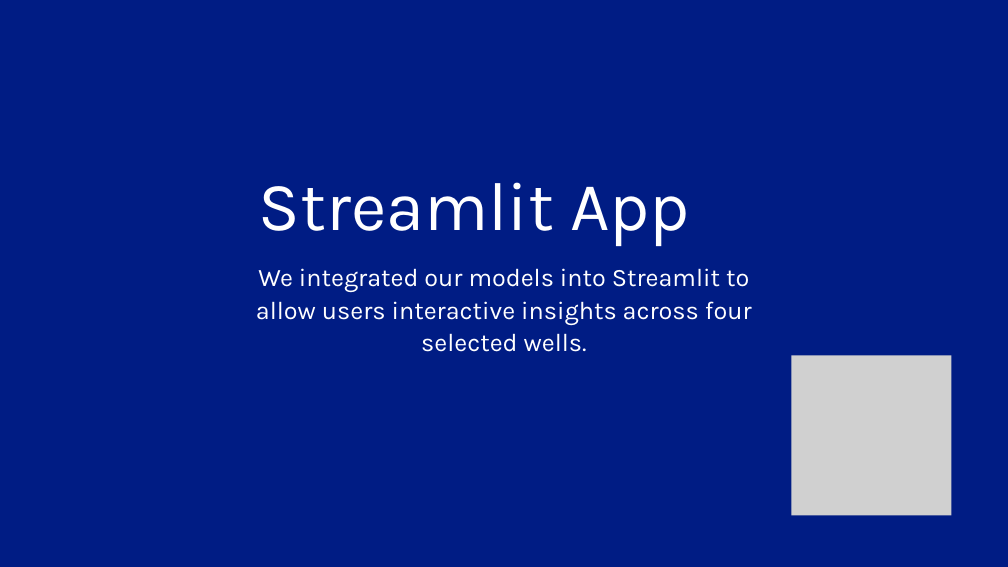
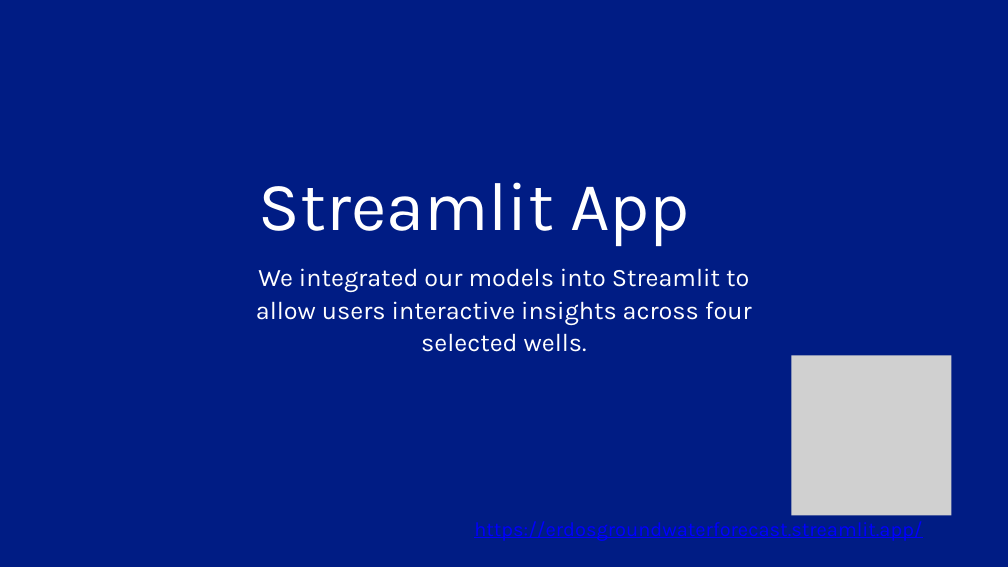
Before and after one commit to meresar/erdos_groundwater, a slide deck: slide 13 of Presentation.pptx. Drawn at 1008x567 pixels with LibreOffice and Linux fonts; fonts in the diff are those of the drawing; grey boxes stand for pictures. Boxes give left, top, right and bottom in pixels: in the first picture for what was removed or moved away, otherwise in the second. Text is boxed around its words. In the diff, an @@ line names an element or a change of style, - is before the commit and + after.

Commit message:
update presentation

```diff
--- a/Presentation.pptx
+++ b/Presentation.pptx
@@ text added at (474,521,922,541), 28.7 pt, text #0000FF, underline @@
+https://erdosgroundwaterforecast.streamlit.app/
```
Also in this commit, not shown: 1 other file.
